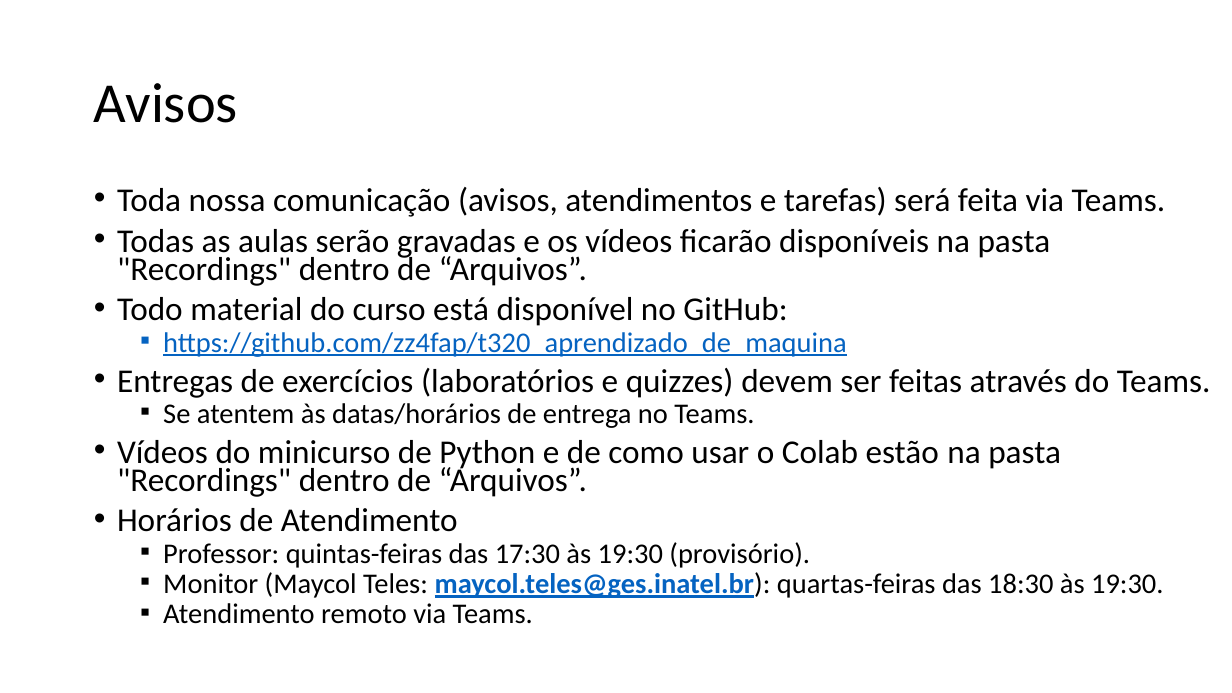
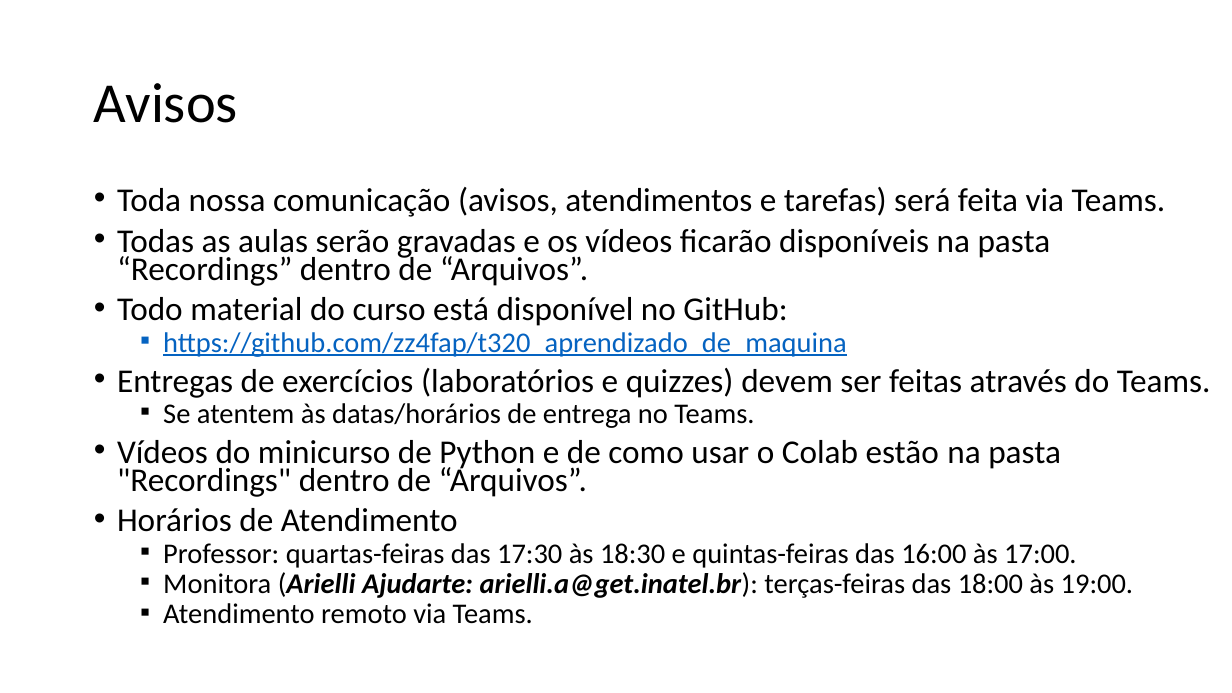
Before and after one commit to zz4fap/t320_aprendizado_de_maquina, a slide deck: slide 7 of slides/T320_Classificação (Parte I).pptx. Drawn at 1232x693 pixels with LibreOffice and Linux fonts; fonts in the diff are those of the drawing. Boxes give left, top, right and bottom in pixels: in the first picture for what was removed or moved away, otherwise in the second. Text is boxed around its words. In the diff, an @@ line names an element or a change of style, - is before the commit and + after.

```diff
--- a/slides/T320_Classificação (Parte I).pptx
+++ b/slides/T320_Classificação (Parte I).pptx
@@ text at (x1=117, y1=229, x2=1051, y2=286): text changed @@
-• Todas as aulas serão gravadas e os vídeos ficarão disponíveis na pasta "Recordings" dentro de “Arquivos”.
+• Todas as aulas serão gravadas e os vídeos ficarão disponíveis na pasta “Recordings” dentro de “Arquivos”.
@@ text at (x1=163, y1=543, x2=1133, y2=598): text changed @@
-  ▪ Professor: quintas-feiras das 17:30 às 19:30 (provisório).
-  ▪ Monitor (Maycol Teles: maycol.teles@ges.inatel.br): quartas-feiras das 18:30 às 19:30.
+  ▪ Professor: quartas-feiras das 17:30 às 18:30 e quintas-feiras das 16:00 às 17:00.
+  ▪ Monitora (Arielli Ajudarte: arielli.a@get.inatel.br): terças-feiras das 18:00 às 19:00.
```
Also in this commit, not shown: 1 other slide changed.
